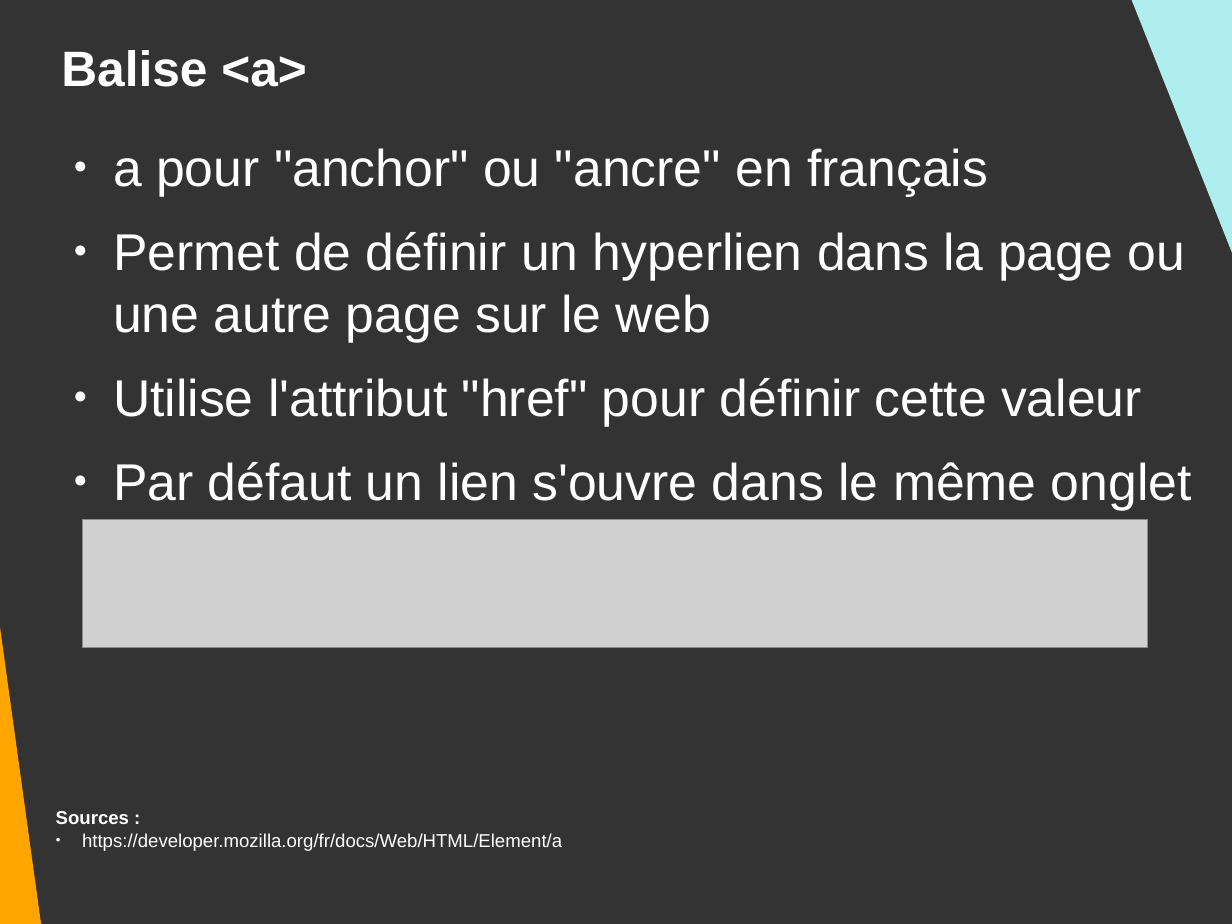
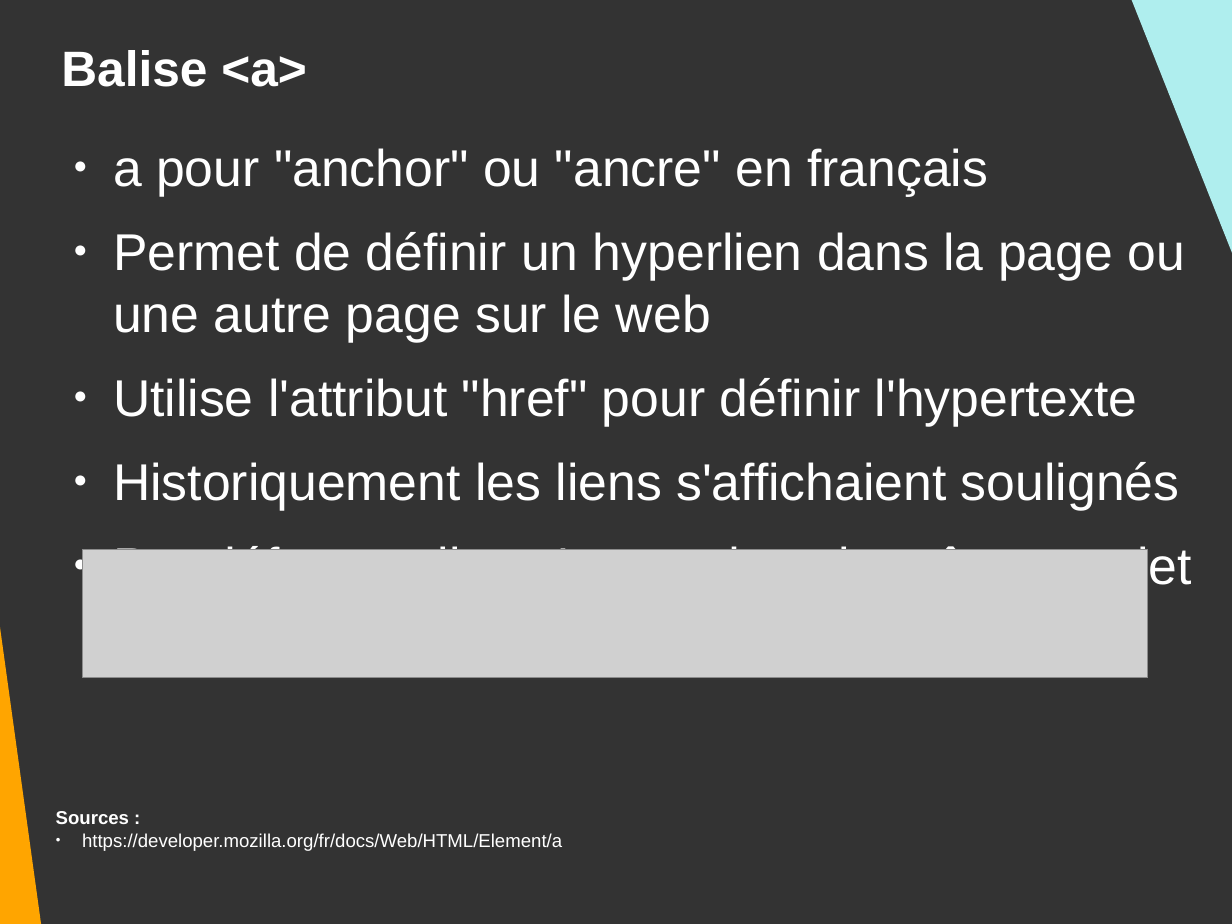
Before and after one commit to DanYellow/presentations, a slide deck: slide 22 of mmi/html/travaux-pratiques/numero-3/presentation.odp. Drawn at 1232x924 pixels with LibreOffice and Linux fonts; fonts in the diff are those of the drawing; grey boxes stand for pictures. Boxes give left, top, right and bottom in pixels: in the first picture for what was removed or moved away, otherwise in the second. Text is boxed around its words. In the diff, an @@ line names an element or a change of style, - is before the commit and + after.

```diff
--- a/mmi/html/travaux-pratiques/numero-3/presentation.odp
+++ b/mmi/html/travaux-pratiques/numero-3/presentation.odp
@@ text at box(113, 378, 1179, 510): text changed @@
-● Utilise l'attribut "href" pour définir cette valeur
+● Utilise l'attribut "href" pour définir l'hypertexte
+● Historiquement les liens s'affichaient soulignés
@@ picture: place and size @@
-picture at box(83, 520, 1148, 648)
+picture at box(83, 550, 1148, 679)
```
Also in this commit, not shown: 4 other slides changed, 1 slide added, 2 other files.
